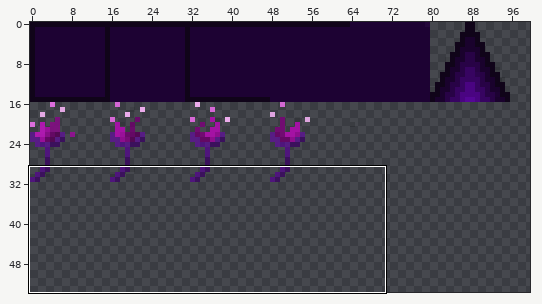
Two versions of one sprite sheet, sprites/timur.png. The picture above shows the old version from afar; the outline marks the close-up.
Close-up. Before the commit:
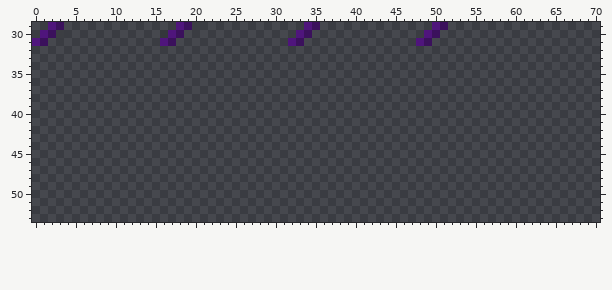
The file is 128x128 pixels. Pixels under 10% opacity are left out. Colours within 5 levels of each other are drawn and written as one. Shown: x 0..70, y 29..53. The wide view leaves out empty margins.
Now the later version:
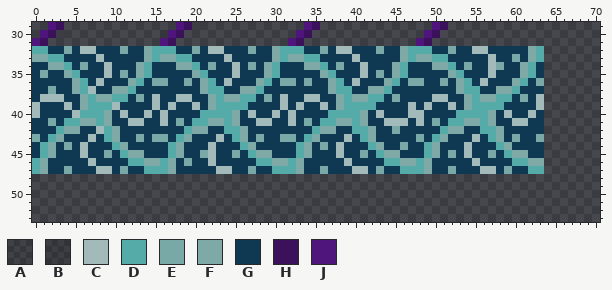
Palette (. is transparent): A #0000001a  B #00000024  C #a3baba  D #54aba8  E #79a9a7  F #7fa9a7  G #0f3953  H #3b115c  J #4f157c
From old to new:
Changed rows in their new state; - is an unchanged pixel.
first column x 0:
32 DDGGEGCCGGGEGGFDDDGGEGCCGGGEGGFDDDGGEGCCGGGEGGFDDDGGEGGCCGGGGGFD
33 FFDDGGGGCGGGGGFDFFDDGGGGCGGGGGFDFFDDGGGGCGGGGGFDFFDDGGGGGCGGEGFD
34 GGFFDGEGGCGGGFDGGGFFDGEGGCGEGFDGGGFFDGEGGCGGGFDGGGFFDGEGGCEGGFDG
35 GEGGFDGGGCGEGFDGGGGGFDGGGCGGGFDGGGGGFDGGGCGEGFDGGGGGFDGGGCGGGFDG
36 GGGGGFDGCGGGFDGEEGGEGFDGCGGGFDGEEGEGGFDGCGGGFDGEEGGEGFDGCGGGFDGE
37 GGEGGFDCGGFFDGGGGGGGGFDDGGFFDGGGGGGGGFDDGGFFDGGGGGGGGFDDGGFFDGGG
38 GCCCGGFDFFDDGEGCGGCCGGFDFFDDGEGCGGCCGGFDFFDDGEGGGGCCGGFDFFDDGEGC
39 CGGGCGFDDDCGGGGCGCGGCGFDDDDGGGGCGCGGCGFDDDDGGGGCGCGGCGFDDDDGGGGC
40 CGGGGCDDDFGCGGCGCGGGGDDDDFGCGGCGCGGGGDDDDFGCGGGCCGGGGDDDDFGCGGCG
41 GGEGDDFFDFGGCCGGCGEGDDFFDFGGCCGGCGEGDDFFDFGGCCCGCGEGDDFFDFGGCCGG
42 GGGDFFGGCDFGGGGGGGGDFFGGDDFGGGGGGGGDFFGGDDFGGEGGGGGDFFGGDDFGGGGG
43 EGDFGGGCGDFGGEGEEGDFGGGCGDFGEGGEEGDFGGGCGDFGGGGGEGDFGGGCGDFGEGGE
44 GDFGEGCGGGDFGGGGGDFGGGCGGGDFGGGGGDFGEGCGGGDFGGEGGDFGGGCGGGDFGGGG
45 GDFGGGCGGEGDFFGGGDFGGECGGEGDFFGGGDFGGGCGGEGDFFGGGDFGEGCGGEGDFFGG
46 DFGGGGGCGGGGDDFFDFGEGGCGGGGGDDFFDFGGGGGCGGGGDDFFDFGGGGGCGGGGDDFF
47 DFGGEGGGCCGEGGDDDFGGGGGCCGGEGGDDDFGGEGGGCCGEGGDDDFGGEGGGCCGEGGDD
Pixel boxes of the changes (left, top, right, bottom) in both close-ups:
added: (32, 46, 544, 174)
